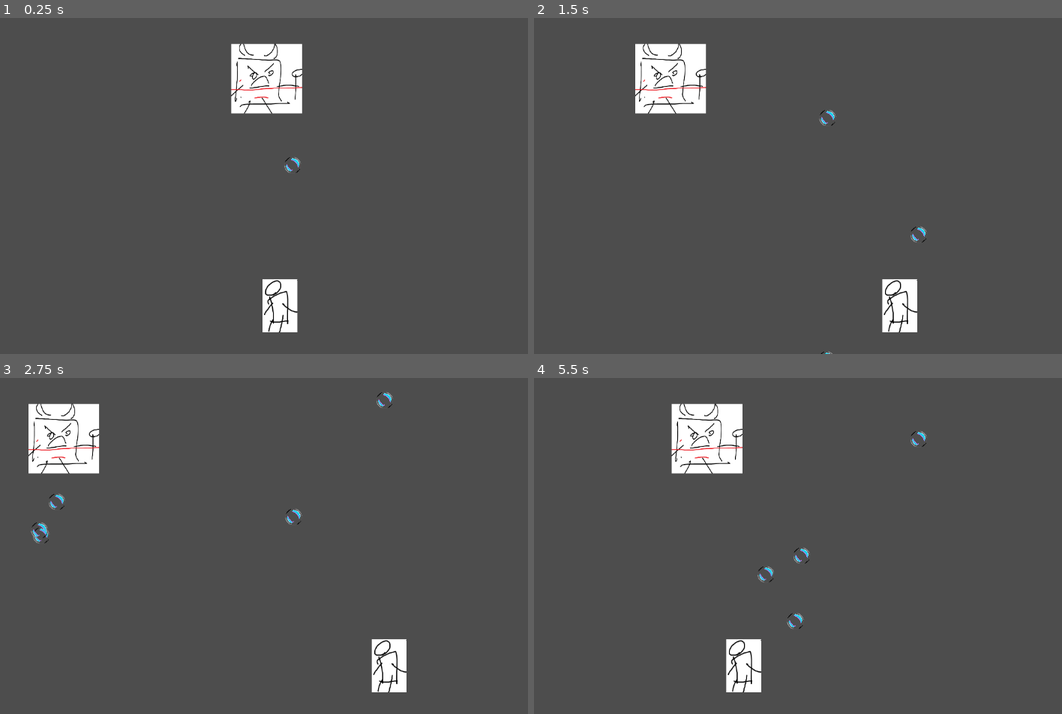
Above: before the commit, frames 1-4 (two rows, left to right).
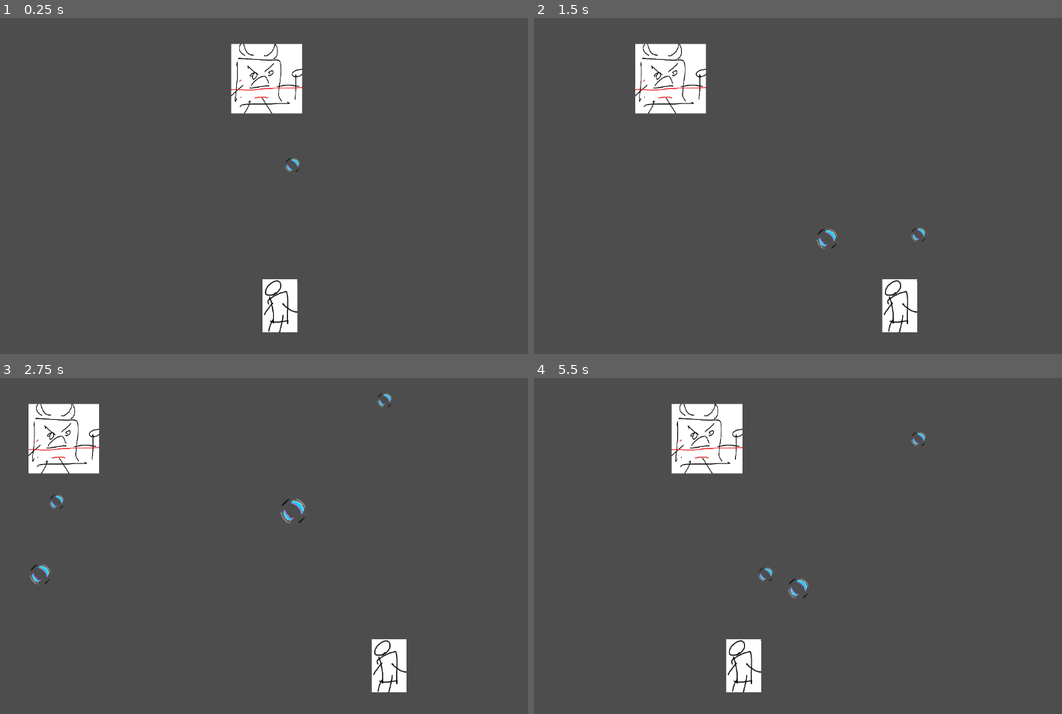
Above: after the commit, the same moments.

Repository: Aks-l/HGJ
Game: Godot game, scene res://node_2d.tscn
Same seed, same stepped clock (60 frames per second), same inputs: the game is played once before the commit and once after it.
Inputs:
- Up to frame 1 (0.25 s): no input
- Up to frame 2 (1.5 s): hold D (move_right) 0.53-1.28 s; tap E (shoot) at 0.6, 1.35 s; hold A (move_left) from 1.28 s (still down)
- Up to frame 3 (2.75 s): release A (move_left) at 2.03 s; hold D (move_right) from 2.03 s (still down); tap E (shoot) at 2.1 s
- Up to frame 4 (5.5 s): tap E (shoot) every 0.75 s from 2.85 to 5.1 s; release D (move_right) at 3.53 s; hold A (move_left) from 3.53 s (still down)

The runs differ from the first frame. In frame 1, less than 0.1% of the frame differs, in the area x 53-57%, y 41-47%; in frame 2, 0.2%; in frame 3, 0.4%, in the area x 5-75%, y 4-62%; in frame 4, 0.3%.

Commit message:
bubble collisions

Diff:
--- a/scripts/projectile.gd
+++ b/scripts/projectile.gd
@@ -7,22 +7,25 @@
 
 
 var velocity: Vector2 = Vector2.ZERO
-var size = 5
+var size: float
+var isMerging = false
+
+# Initialize projectile
+func init_projectile(speed: float, dir: int, newsize: float) -> void:
+
+	velocity = Vector2(0, speed * dir)
+	size = newsize
+	collisionShape.shape.radius = size * 1.41
+	var radius = collisionShape.shape.radius
+	var texture_size = sprite.texture.get_size()
+	sprite.scale = Vector2(radius * 2 / texture_size.x, radius * 2 / texture_size.y)
+	add_to_group("bubble")
 
 
-# Initialize projectile
-func init_projectile(speed: float, dir: int, _size: int) -> void:
+func _ready() -> void:
+	self.body_entered.connect(_on_entered_body)
+	self.area_entered.connect(_on_area_entered)
 	add_to_group("bubble")
-
-	self.body_entered.connect(_on_entered_body)
-	velocity = Vector2(0, speed * dir)
-	size += _size
-
-	collisionShape.shape.radius = size
-	sprite.scale = Vector2(size / 10, size / 10)
-
-# Spawning
-
 
 # Movement + Out-of-bounds handling
 func _physics_process(delta: float) -> void:
@@ -32,18 +35,26 @@
 
 # Collision handling
 func _on_entered_body(body: Node) -> void:
+	print("Body entered: ", body.name)
 	if body.is_in_group("player"):
 		queue_free()
 		# Decrease player HP
 	elif body.is_in_group("enemy"):
 		queue_free()
-		# Decrease boss HP
-	elif body.is_in_group("bubble"):
+
+func _on_area_entered(area: Area2D) -> void:
+	if isMerging or area.isMerging:
+		return
+	if area.is_in_group("bubble"):
+		isMerging = true
+		area.isMerging = true
 		queue_free()
+		merge_with_bubble(area)
+
 
 # Merging bubbles
 func merge_with_bubble(body: Node) -> void:
-	var combinedSize = self.size + body.size
+	var combinedSize = sqrt((self.size**2 + body.size**2))
 	var combinedSpeed = self.velocity.y + body.velocity.y
 	var mergedProjectile = projectileScene.instantiate()
 
